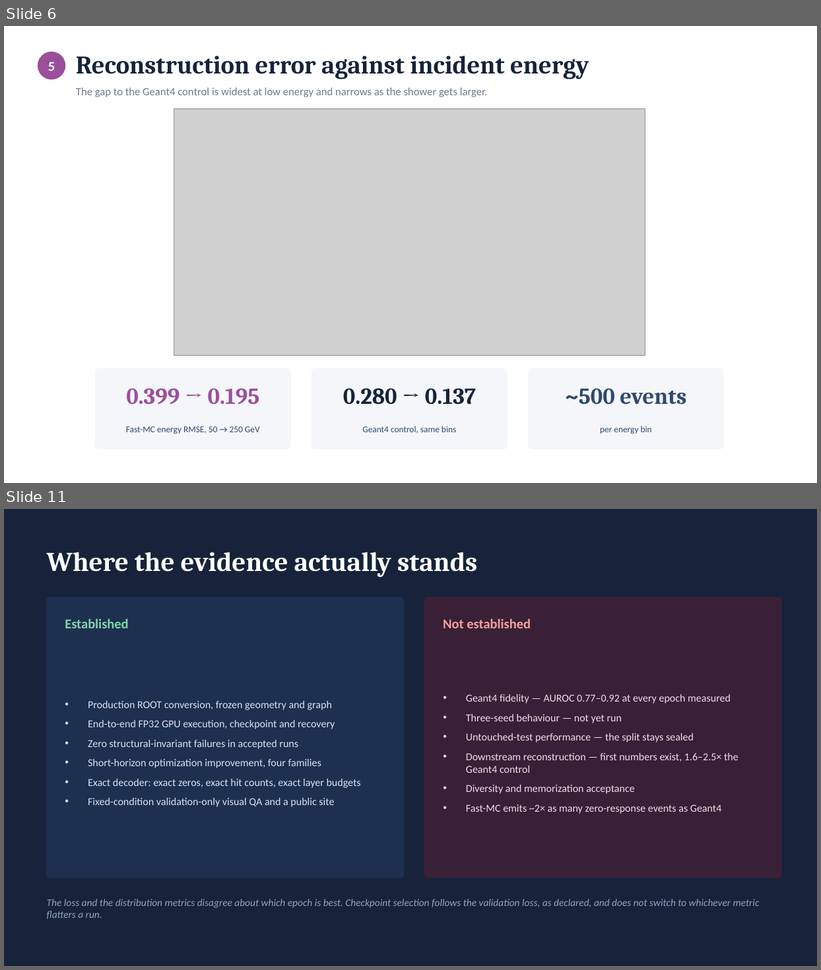
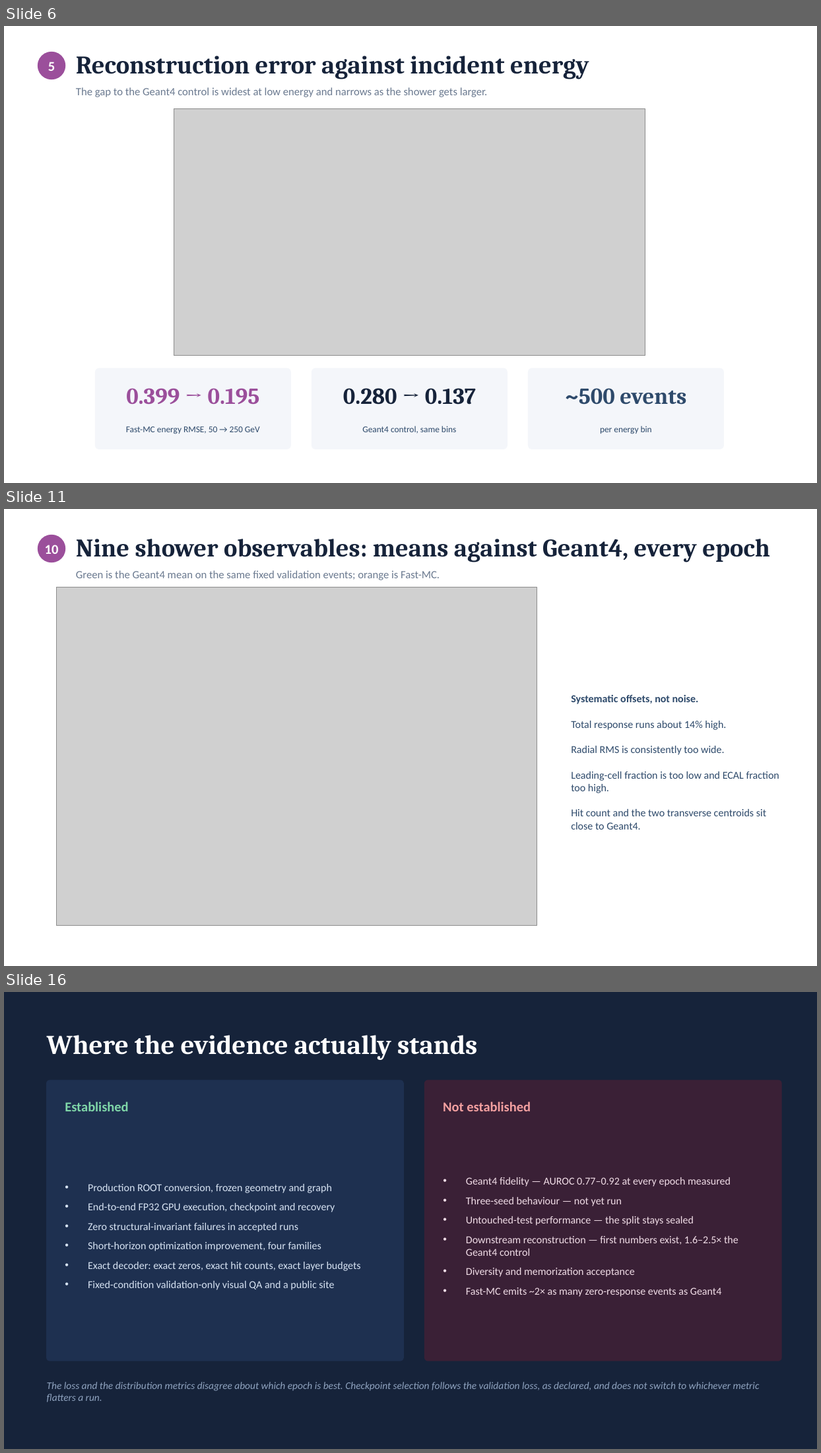
Before and after one commit to JulianAttemptsCoding/Fast-MC-CBSC, a slide deck: exhibition/current/presentations/CBSC_ZDC_status_update_20260805.pptx. Shown one above the other, each under a label of ours: slides 6 and 11 before the commit, slides 6, 11 and 16 after it; the slides between them are not shown. The pictures are 821x970 and 821x1453 pixels, drawn with LibreOffice and Linux fonts; fonts in the diff are those of the drawing; grey boxes stand for pictures. Boxes give left, top, right and bottom in pixels: in the first picture for what was removed or moved away, otherwise in the second. Text is boxed around its words. In the diff, an @@ line names an element or a change of style, - is before the commit and + after.

```diff
--- a/exhibition/current/presentations/CBSC_ZDC_status_update_20260805.pptx
+++ b/exhibition/current/presentations/CBSC_ZDC_status_update_20260805.pptx
@@ slide 11 added at [4,509,817,966], background #FFFFFF @@
@@ ellipse added at [38,535,65,562], fill #9B4F9B @@
@@ text added at [45,545,59,554], 16 pt, text #FFFFFF, bold @@
+10
@@ text added at [76,539,770,562], 30 pt, text #16233A, bold @@
+Nine shower observables: means against Geant4, every epoch
@@ picture added at [56,587,537,925] @@
@@ text added at [76,570,440,580], 13 pt, text #6B7A90 @@
+Green is the Geant4 mean on the same fixed validation events; orange is Fast-MC.
@@ text added at [571,694,780,830], 12.5 pt, text #2E4A6B @@
+Systematic offsets, not noise.
+Total response runs about 14% high.
+Radial RMS is consistently too wide.
+Leading-cell fraction is too low and ECAL fraction too high.
+Hit count and the two transverse centroids sit close to Geant4.
@@ what was slide 11 is now slide 16 @@
```
Also in this commit, not shown: 4 slides changed, 4 other slides added, 5 other files.
